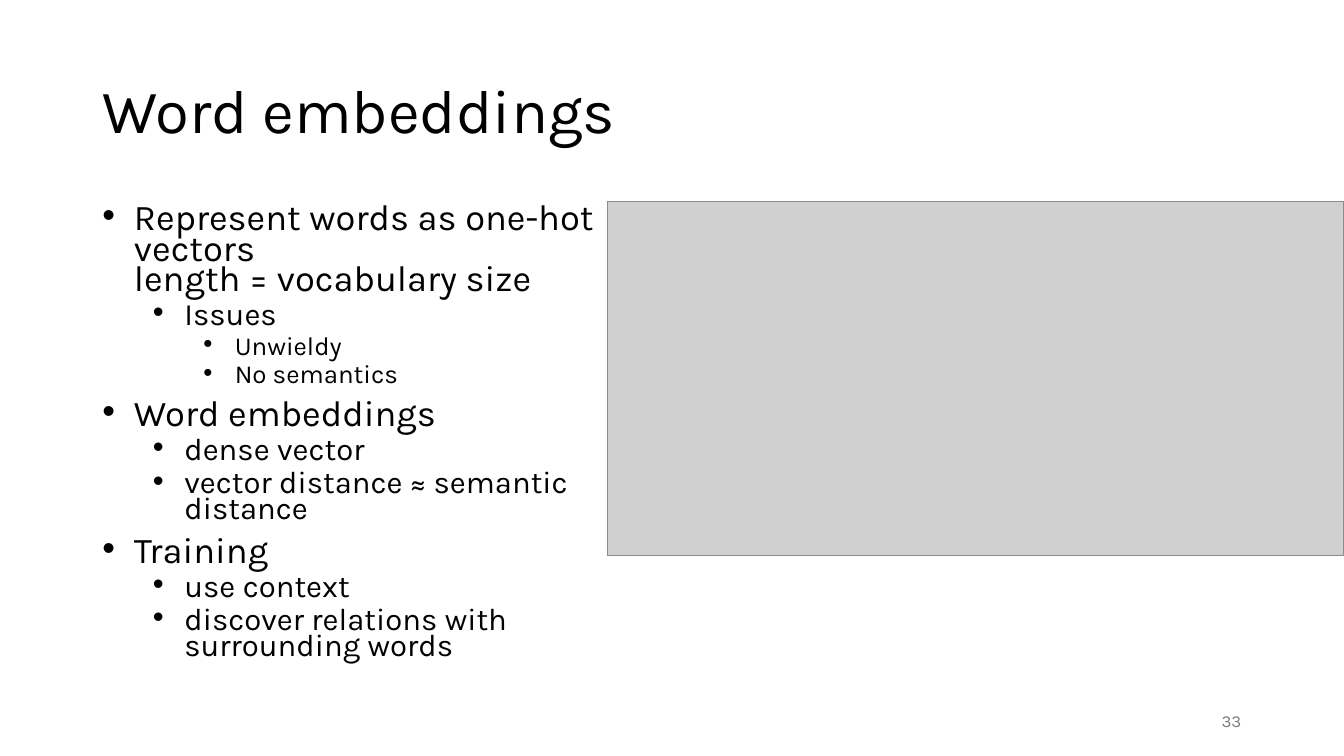
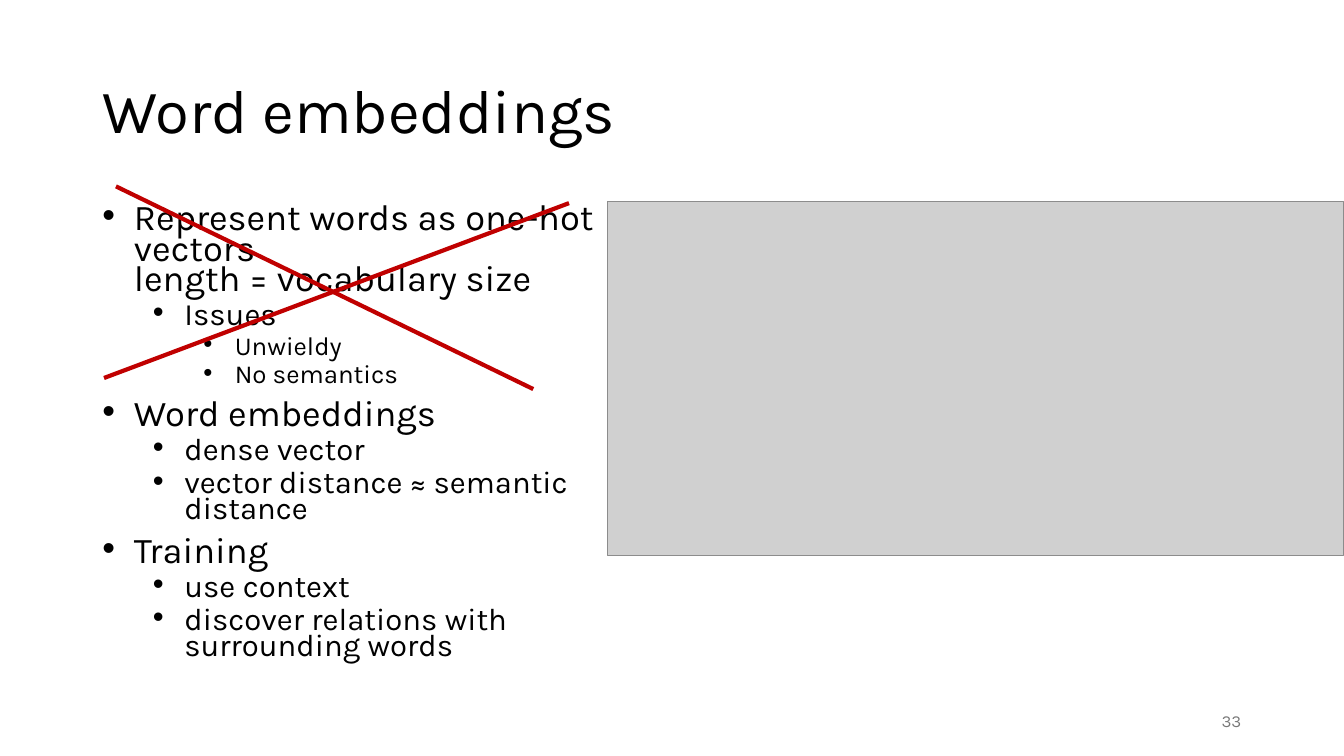
Before and after one commit to gjbex/Deploying-LLMs-locally, a slide deck: slide 33 of local_LLMs.pptx. Drawn at 1344x756 pixels with LibreOffice and Linux fonts; fonts in the diff are those of the drawing; grey boxes stand for pictures. Boxes give left, top, right and bottom in pixels: in the first picture for what was removed or moved away, otherwise in the second. Text is boxed around its words. In the diff, an @@ line names an element or a change of style, - is before the commit and + after.

```diff
--- a/local_LLMs.pptx
+++ b/local_LLMs.pptx
@@ line added from (104, 378) to (570, 204), #C00000 3 pt @@
@@ line added from (116, 187) to (533, 389), #C00000 3 pt @@
```
Also in this commit, not shown: 6 other slides changed.
